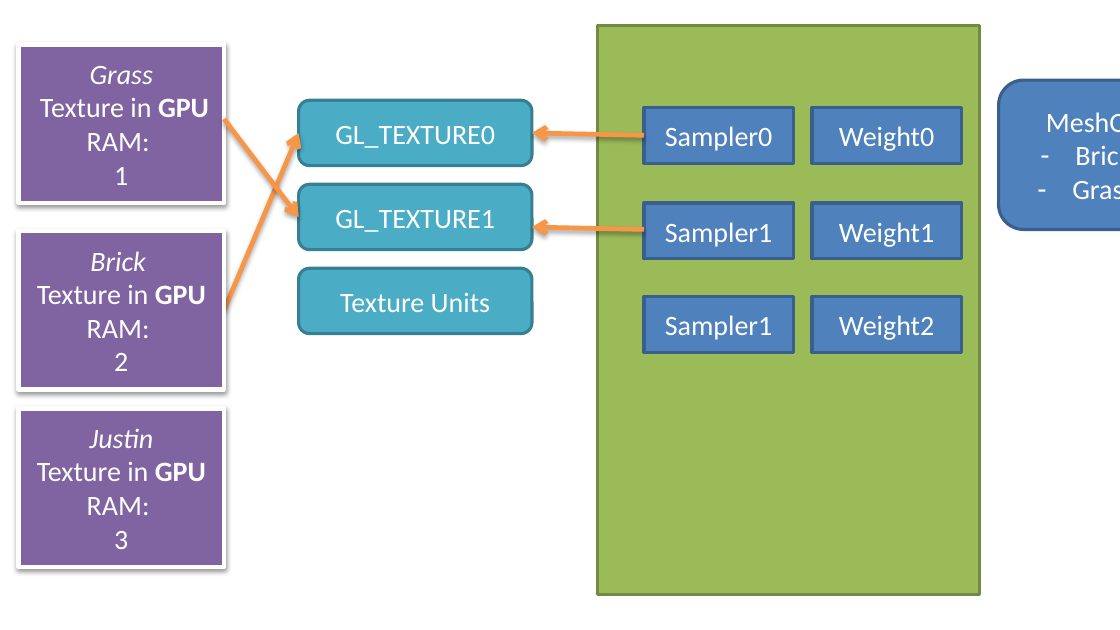
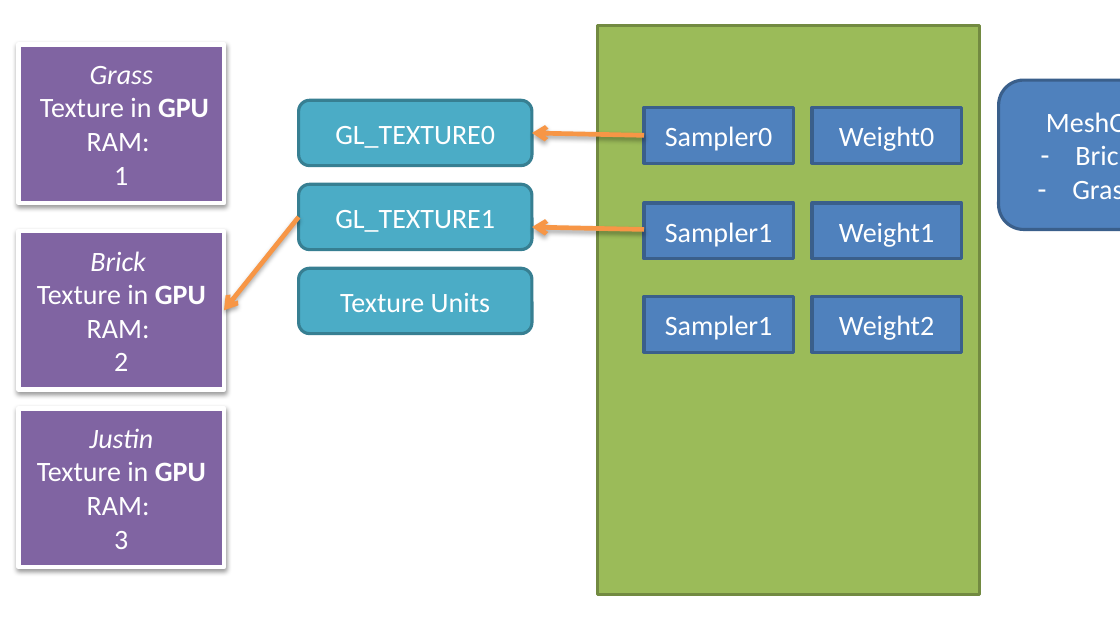
Before and after one commit to FeeneyCodes/INFO3111S23, a slide deck: slide 11 of Daily_Lectures/Day10 (textures, part 1)/INFO3111_S20_Day_10_Texture_mapping (code on last slide).pptx. Drawn at 1120x630 pixels with LibreOffice and Linux fonts; fonts in the diff are those of the drawing. Boxes give left, top, right and bottom in pixels: in the first picture for what was removed or moved away, otherwise in the second. Text is boxed around its words. In the diff, an @@ line names an element or a change of style, - is before the commit and + after.

```diff
--- a/Daily_Lectures/Day10 (textures, part 1)/INFO3111_S20_Day_10_Texture_mapping (code on last slide).pptx
+++ b/Daily_Lectures/Day10 (textures, part 1)/INFO3111_S20_Day_10_Texture_mapping (code on last slide).pptx
@@ arrow removed from (224, 310) to (299, 133) @@
@@ arrow moved from (224, 119) - (299, 217) to (299, 217) - (224, 310) @@
```
Also in this commit, not shown: 1 other slide changed, 5 other files.
